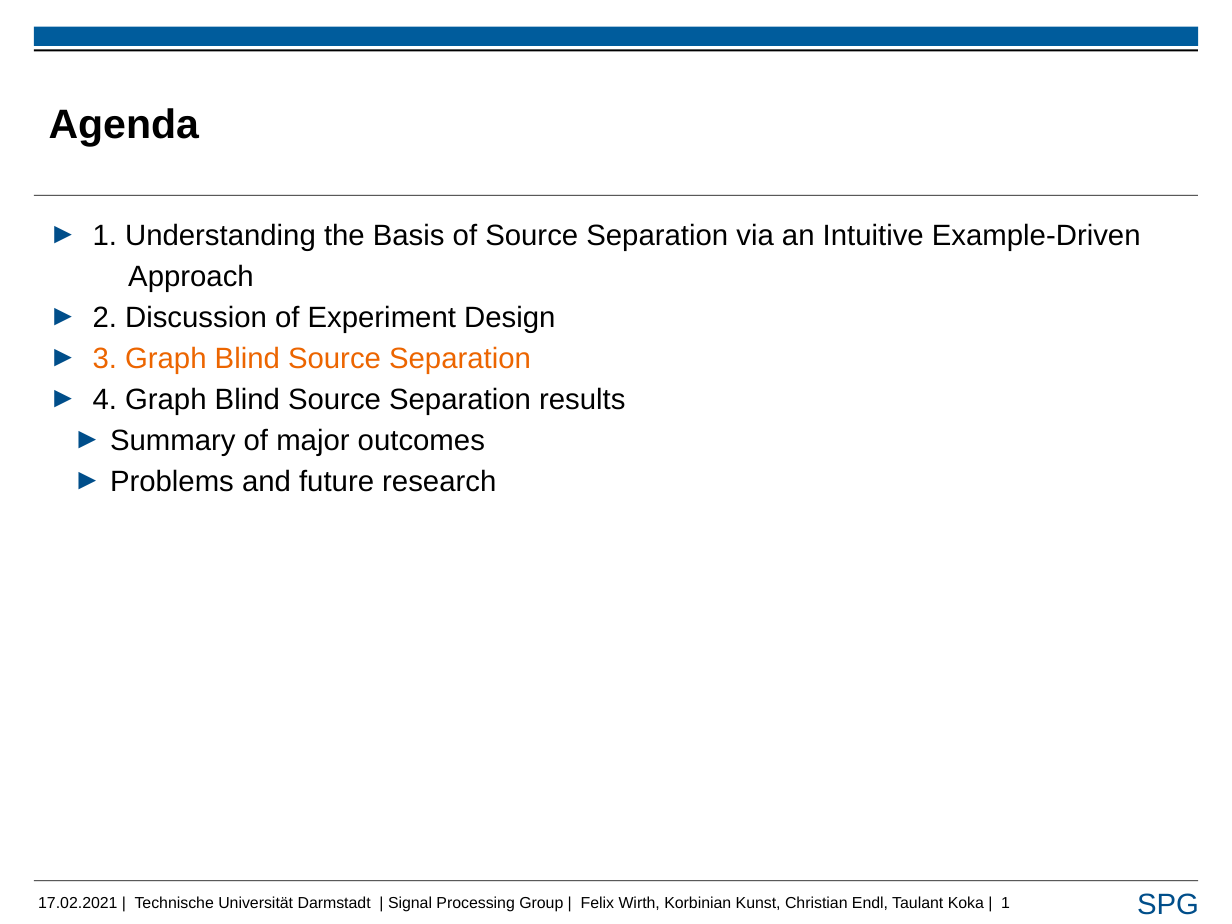
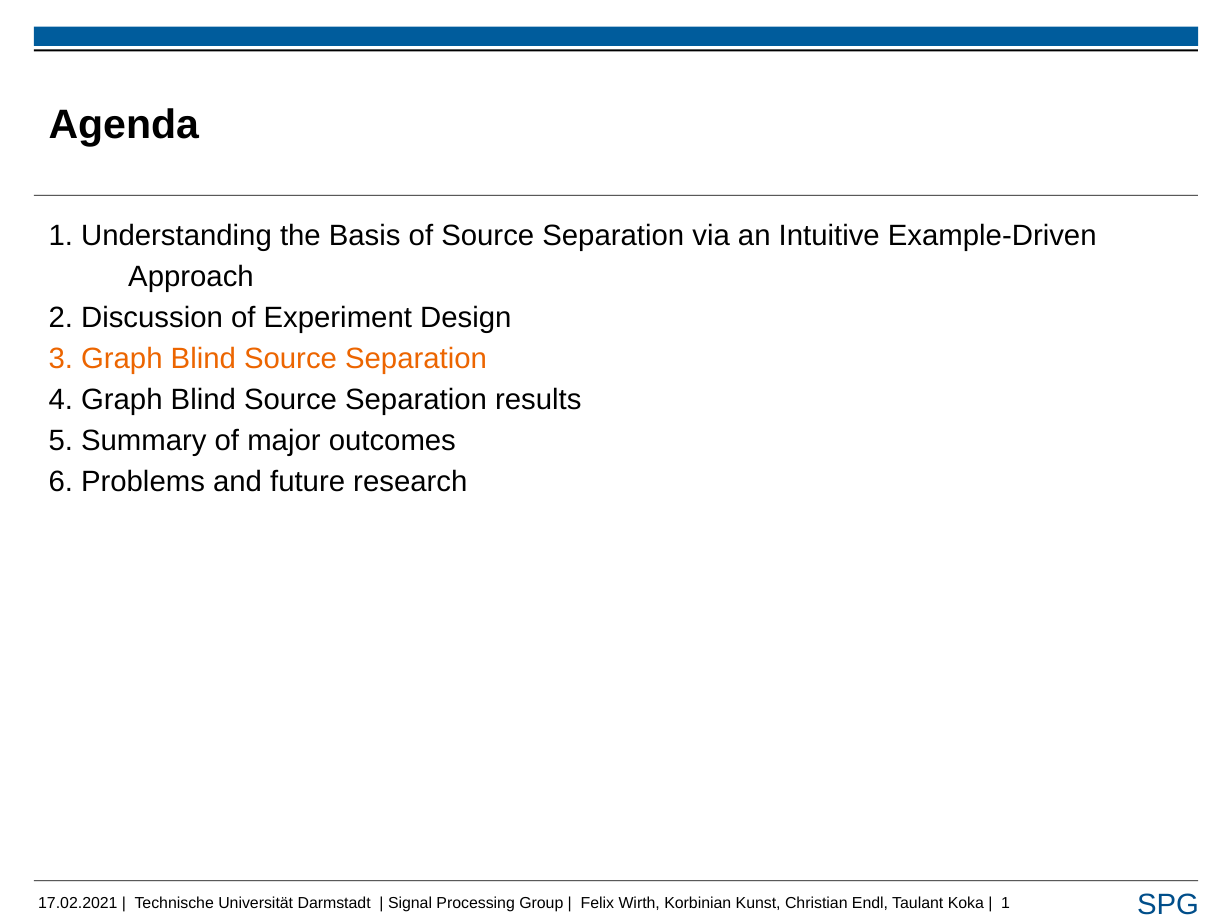
Before and after one commit to FelixUniDa/EEG-Project, a slide deck: slide 1 of Presentation/Taulant_pres_rsp.pptx. Drawn at 1232x924 pixels with LibreOffice and Linux fonts; fonts in the diff are those of the drawing; background and template pictures are left out. Boxes give left, top, right and bottom in pixels: in the first picture for what was removed or moved away, otherwise in the second. Text is boxed around its words. In the diff, an @@ line names an element or a change of style, - is before the commit and + after.

```diff
--- a/Presentation/Taulant_pres_rsp.pptx
+++ b/Presentation/Taulant_pres_rsp.pptx
@@ text at bbox=[49, 223, 1097, 415]: bullet ► to none @@
@@ text at bbox=[49, 428, 467, 492]: text changed @@
-  ► Summary of major outcomes
-  ► Problems and future research
+5. Summary of major outcomes
+6. Problems and future research
```
Also in this commit, not shown: 14 other slides changed.
